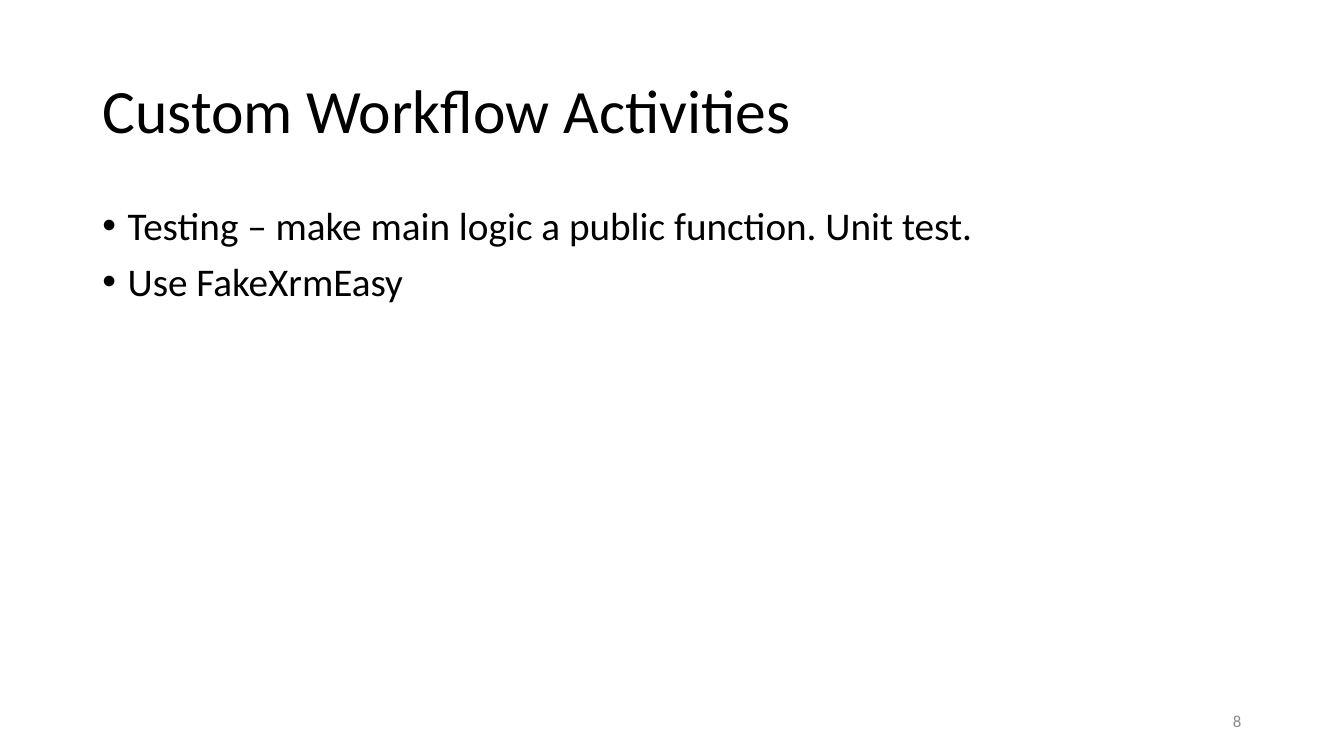
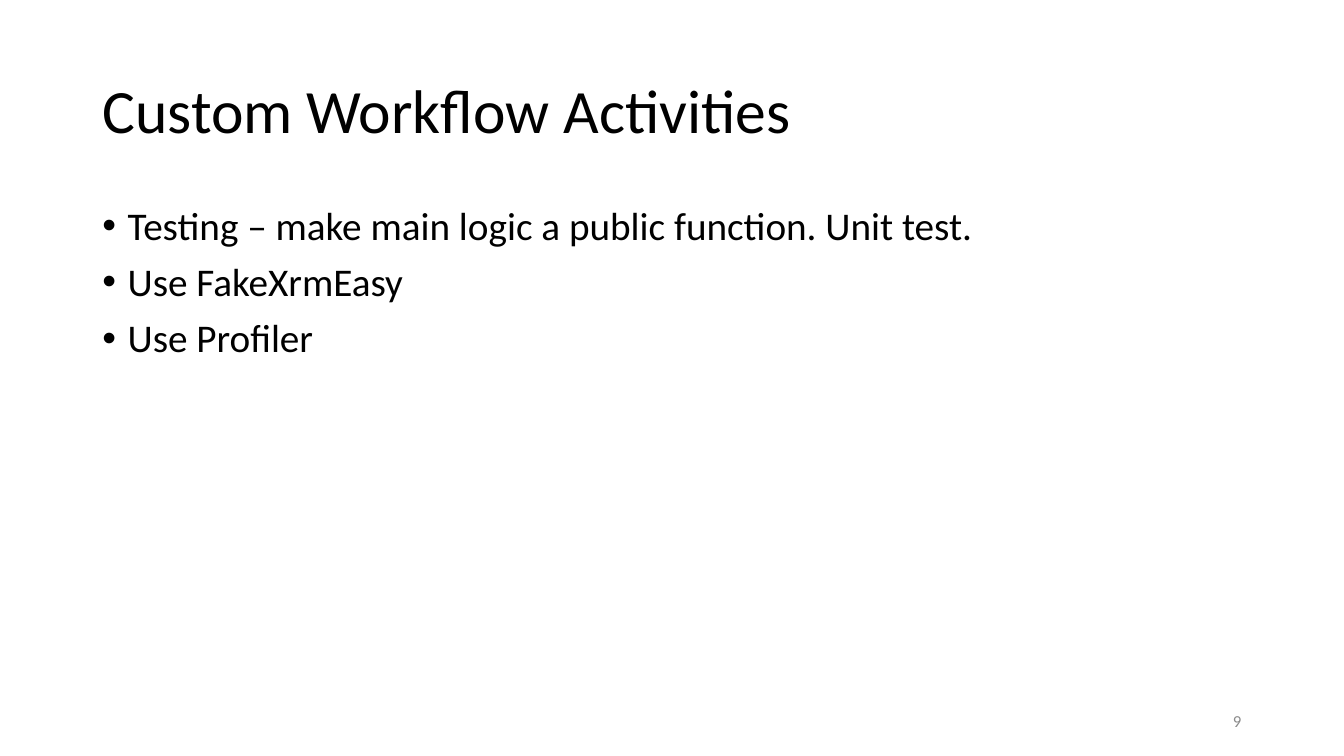
Before and after one commit to rogerhillgsy/CRMTraining, a slide deck: slide 9 of Documents/Additional Topics.pptx (slide 8 before the commit). Drawn at 1344x756 pixels with LibreOffice and Linux fonts; fonts in the diff are those of the drawing. Boxes give left, top, right and bottom in pixels: in the first picture for what was removed or moved away, otherwise in the second. Text is boxed around its words. In the diff, an @@ line names an element or a change of style, - is before the commit and + after.

```diff
--- a/Documents/Additional Topics.pptx
+++ b/Documents/Additional Topics.pptx
@@ text at [128,324,313,353]: paragraph added @@
+• Use Profiler
@@ page number at [1233,716,1241,727]: text changed @@
-8
+9
```
Also in this commit, not shown: 6 other slides changed, 3 slides added, 8 other files.
